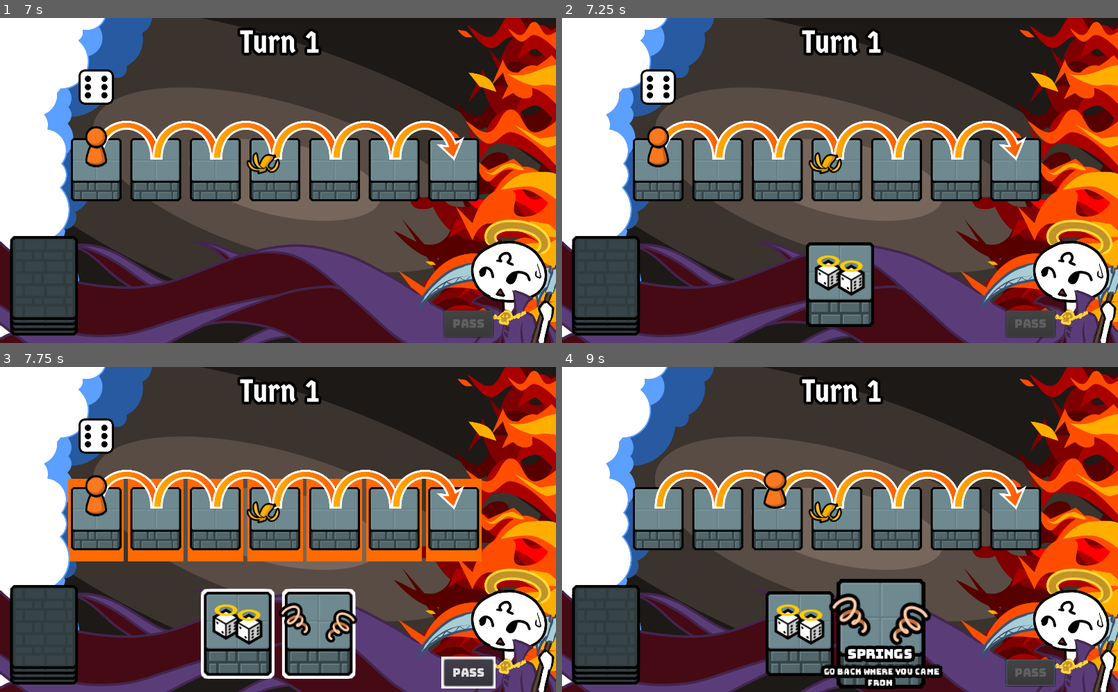
Above: before the commit, frames 1-4 (two rows, left to right).
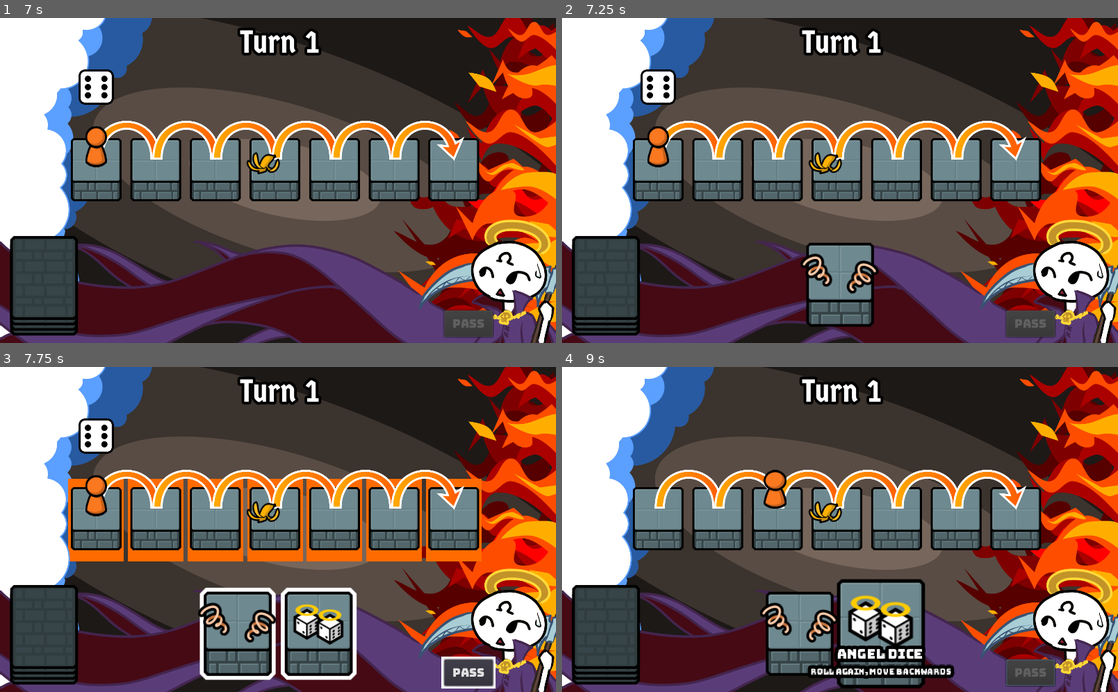
Above: after the commit, the same moments.

Repository: notapixelstudio/gaod
Game: Godot game, scene res://Room.tscn
Same seed, same stepped clock (60 frames per second), same inputs: the game is played once before the commit and once after it. Sound files missing from this copy of the repository are replaced by a short silence.
Inputs (mouse positions are in pixels of both pictures, inside the frame that each line leads up to):
- Up to frame 1 (7 s): tap Enter at 0.5, 2.75 s; move the mouse to (400, 164) at 0.52 s; click (400, 164) at 0.67 s; drag from (166, 196) to (455, 157) at 1.27 s; tap Space at 2, 6.5 s; move the mouse to (333, 109) at 2.02 s; click (333, 109) at 2.17 s; drag from (250, 245) to (394, 157) at 2.77 s; move the mouse to (444, 229) at 3.52 s; click (444, 229) at 3.67 s; drag from (111, 131) to (333, 157) at 4.27 s; move the mouse to (305, 180) at 5.02 s; click (305, 180) at 5.17 s; drag from (194, 99) to (272, 157) at 5.77 s; move the mouse to (400, 164) at 6.52 s; click (400, 164) at 6.67 s
- Up to frame 2 (7.25 s): no input
- Up to frame 3 (7.75 s): drag from (278, 633) to (216, 506) at 7.27 s
- Up to frame 4 (9 s): click "PASS" at 8 s; move the mouse to (878, 633) at 8.77 s; click (878, 633) at 8.92 s

Frame 1 is identical in both runs. In frame 2, 1.1% of the frame differs, in the area x 42-57%, y 69-96%; in frame 3, 2.8%; in frame 4, 3.9%, in the area x 35-71%, y 65-100%.

Commit message:
ghost tiles prototype

Diff:
--- a/godot/Card.gd
+++ b/godot/Card.gd
@@ -43,6 +43,9 @@
 	match title:
 		'empty':
 			$Description.text = ''
+		'ghost tile':
+			$Description.text = 'Danger: not solid'
+			front_texture = load('res://assets/blocks/ghost.png')
 		'rewind':
 			$Description.text = 'Go one step backwards, then flips'
 		'forward':
@@ -193,9 +196,4 @@
 
 func set_enabled(v):
 	enabled = v
-	if enabled:
-		$Sprite.material.set_shader_param('width', 4)
-		$Sprite.material.set_shader_param('outline_color', Color(1,1,1,1))
-	else:
-		$Sprite.material.set_shader_param('width', 0)
-		$Sprite.material.set_shader_param('outline_color', Color(0,0,0,1))
+	$Outline.visible = enabled
--- a/godot/Card.tscn
+++ b/godot/Card.tscn
@@ -1,42 +1,10 @@
-[gd_scene load_steps=12 format=2]
+[gd_scene load_steps=11 format=2]
 
 [ext_resource path="res://Card.gd" type="Script" id=1]
 [ext_resource path="res://assets/card.png" type="Texture" id=2]
 [ext_resource path="res://assets/card_back.png" type="Texture" id=3]
 [ext_resource path="res://assets/fonts/bungee/Bungee-Regular.otf" type="DynamicFontData" id=4]
-
-[sub_resource type="Shader" id=4]
-code = "shader_type canvas_item;
-render_mode unshaded;
-
-uniform float width : hint_range(0.0, 16.0);
-uniform vec4 outline_color : hint_color;
-
-void fragment()
-{
-    vec2 size = vec2(width) / vec2(textureSize(TEXTURE, 0));
-
-    vec4 sprite_color = texture(TEXTURE, UV);
-
-    float alpha = sprite_color.a;
-    alpha += texture(TEXTURE, UV + vec2(0.0, -size.y)).a;
-    alpha += texture(TEXTURE, UV + vec2(size.x, -size.y)).a;
-    alpha += texture(TEXTURE, UV + vec2(size.x, 0.0)).a;
-    alpha += texture(TEXTURE, UV + vec2(size.x, size.y)).a;
-    alpha += texture(TEXTURE, UV + vec2(0.0, size.y)).a;
-    alpha += texture(TEXTURE, UV + vec2(-size.x, size.y)).a;
-    alpha += texture(TEXTURE, UV + vec2(-size.x, 0.0)).a;
-    alpha += texture(TEXTURE, UV + vec2(-size.x, -size.y)).a;
-
-    vec3 final_color = mix(outline_color.rgb, sprite_color.rgb, sprite_color.a);
-    COLOR = vec4(final_color, clamp(alpha, 0.0, 1.0));
-}"
-
-[sub_resource type="ShaderMaterial" id=5]
-resource_local_to_scene = true
-shader = SubResource( 4 )
-shader_param/width = 4.0
-shader_param/outline_color = Color( 1, 1, 1, 1 )
+[ext_resource path="res://assets/card_outline.png" type="Texture" id=5]
 
 [sub_resource type="RectangleShape2D" id=1]
 extents = Vector2( 48, 60 )
@@ -130,8 +98,11 @@
 front_texture = ExtResource( 2 )
 back_texture = ExtResource( 3 )
 
+[node name="Outline" type="Sprite" parent="."]
+visible = false
+texture = ExtResource( 5 )
+
 [node name="Sprite" type="Sprite" parent="."]
-material = SubResource( 5 )
 texture = ExtResource( 2 )
 
 [node name="Content" type="Sprite" parent="."]
--- a/godot/Deck.gd
+++ b/godot/Deck.gd
@@ -3,7 +3,6 @@
 class_name Deck
 
 var cards := [
-	'empty',
 	'springs',
 	'angel dice'
 ]
@@ -30,6 +29,12 @@
 		'demon dice',
 		'bananas',
 		'bananas'
+	],
+	[
+		'ghost tile',
+		'ghost tile',
+		'ghost tile',
+		'ghost tile'
 	],
 	[
 		'empty',
--- a/godot/Tile.gd
+++ b/godot/Tile.gd
@@ -16,6 +16,9 @@
 		$Label.text = v
 		$Content.texture = load('res://assets/cards/'+title.to_lower()+'.png')
 
+	if v == 'ghost tile':
+		$Sprite.texture = load('res://assets/blocks/ghost.png')
+
 func activate(mortal):
 	yield(get_tree().create_timer(0.25), "timeout")
 	Events.emit_signal("tile_activated", self)
@@ -24,6 +27,8 @@
 		'empty':
 			mortal.set_direction_forward()
 			Events.emit_signal("mortal_turn_end")
+		'ghost tile':
+			Events.emit_signal("game_over")
 		'rewind':
 			self.set_title('forward')
 			mortal.set_direction_backwards()
Binary file added: godot/assets/blocks/ghost.png
Not shown, added: godot/assets/blocks/ghost.png.import
Binary file added: godot/assets/card_outline.png
Not shown, added: godot/assets/card_outline.png.import
Not shown, changed: godot/assets/master.svg
